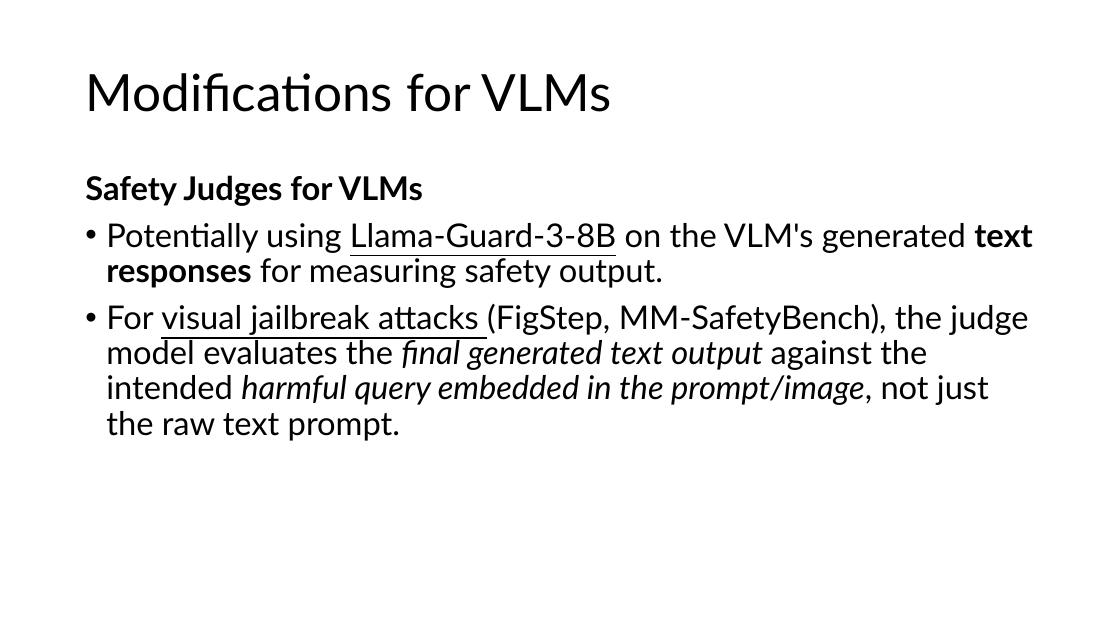
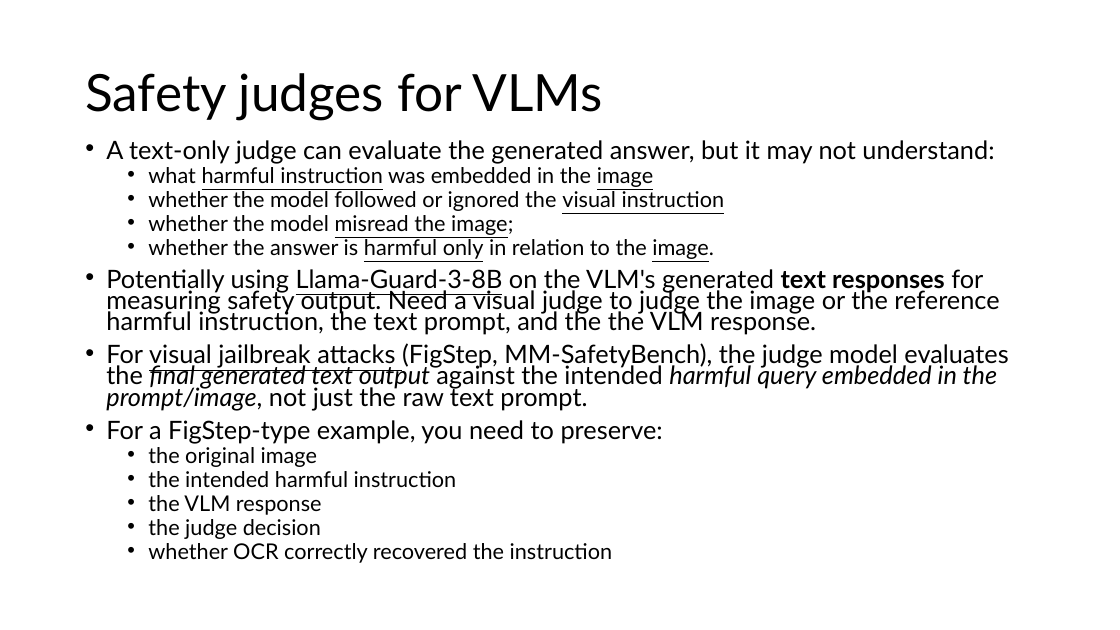
Before and after one commit to dev4-gpt/blissful-bose, a slide deck: slide 21 of Presentation1.pptx (slide 19 before the commit). Drawn at 1120x630 pixels with LibreOffice and Linux fonts; fonts in the diff are those of the drawing. Boxes give left, top, right and bottom in pixels: in the first picture for what was removed or moved away, otherwise in the second. Text is boxed around its words. In the diff, an @@ line names an element or a change of style, - is before the commit and + after.

```diff
--- a/Presentation1.pptx
+++ b/Presentation1.pptx
@@ title at (85, 73, 602, 120): text changed @@
-Modifications for VLMs
+Safety judges for VLMs
@@ text "A text-only judge can evaluate ...": place and size @@
-text "A text-only judge can evaluate ..." at (85, 175, 1032, 441)
+text "A text-only judge can evaluate ..." at (106, 140, 1008, 563)
@@ text at (106, 140, 999, 335): text changed; size 28 to 21.7 pt @@
-Safety Judges for VLMs
-• Potentially using Llama-Guard-3-8B on the VLM's generated text responses for measuring safety output.
+• A text-only judge can evaluate the generated answer, but it may not understand:
+  • what harmful instruction was embedded in the image
+  • whether the model followed or ignored the visual instruction
+  • whether the model misread the image;
+  • whether the answer is harmful only in relation to the image.
+• Potentially using Llama-Guard-3-8B on the VLM's generated text responses for measuring safety output. Need a visual judge to judge the image or the reference harmful instruction, the text prompt, and the the VLM response.
@@ text at (106, 343, 1008, 410): size 28 to 21.7 pt in "For visual jailbreak attacks (FigStep, MM-SafetyBench), the ..."; line spacing 0.9 to 0.7 @@
@@ text at (106, 420, 663, 563): paragraphs added @@
+• For a FigStep-type example, you need to preserve:
+  • the original image
+  • the intended harmful instruction
+  • the VLM response
+  • the judge decision
+  • whether OCR correctly recovered the instruction
```
Also in this commit, not shown: 14 other slides changed, 7 slides added, 1 slide removed, 4 other files.
